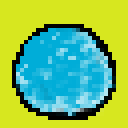
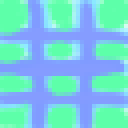
Before/after of a (128, 128) layered artwork. What changed in the layer stack:
hid "Draw" over left=0, top=0, right=128, bottom=128
added layer "explo" (80%) above "图层 0" over left=0, top=0, right=128, bottom=128
